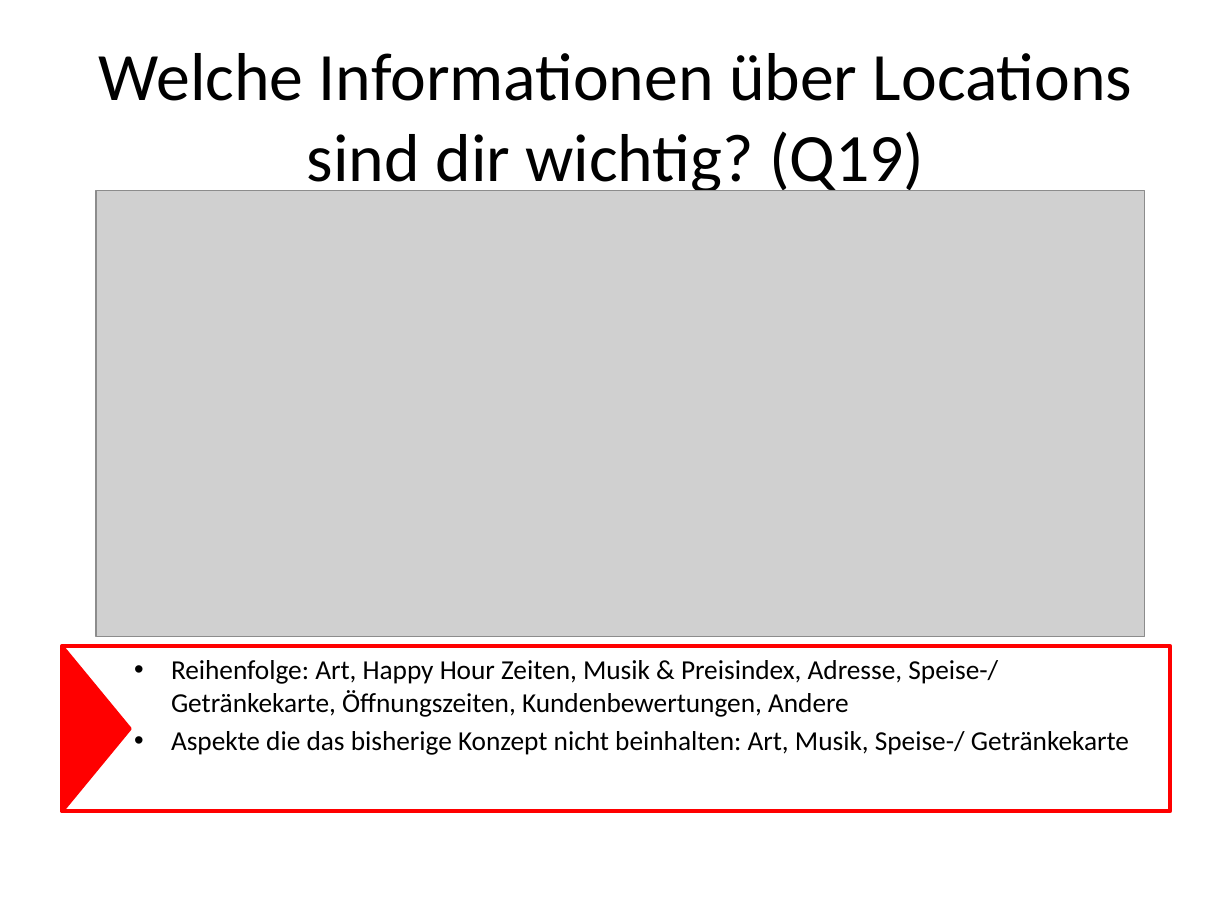
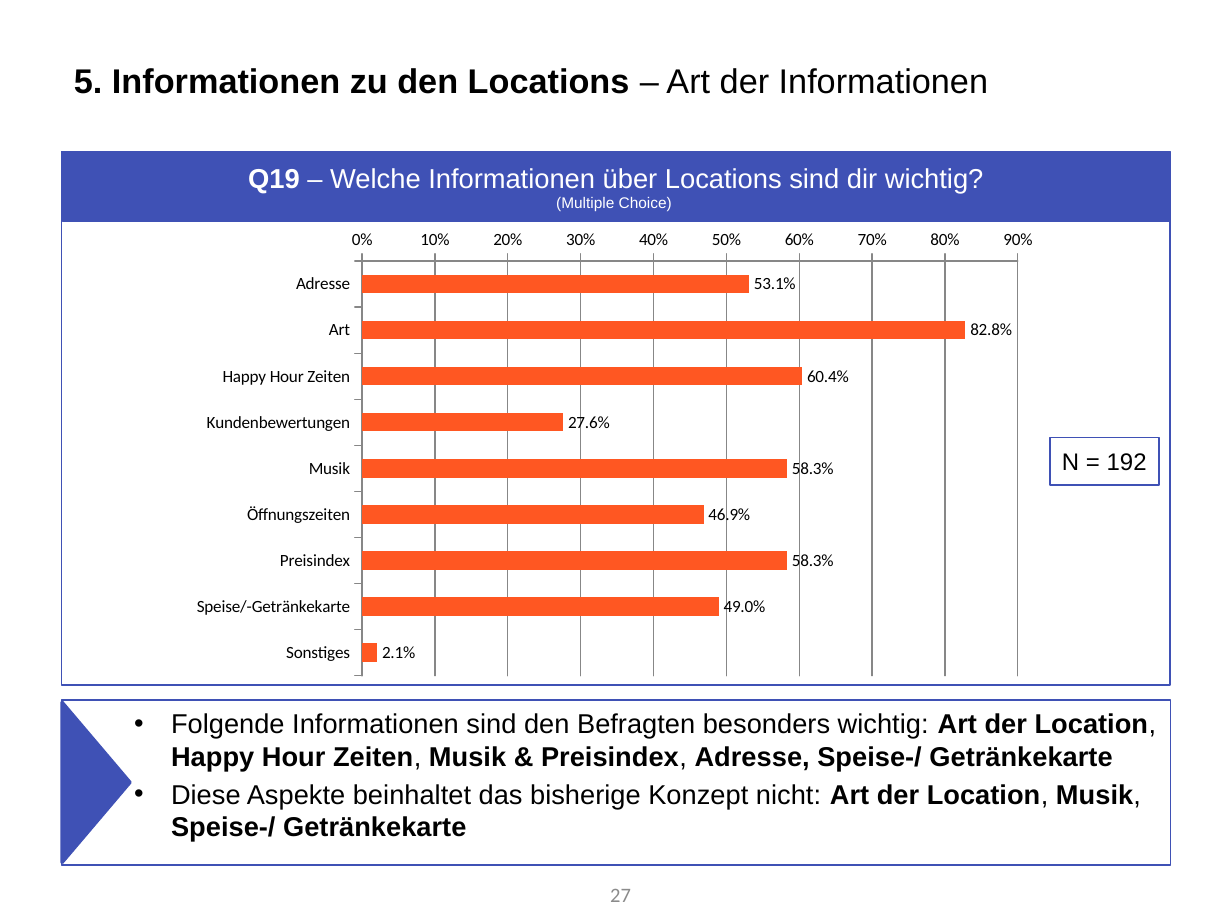
Before and after one commit to Roba1993/Happy-Hour, a slide deck: slide 27 of documents/marketing/Marketing Analyse von Umfrage 1 (5.5).pptx (slide 24 before the commit). Drawn at 1232x924 pixels with LibreOffice and Linux fonts; fonts in the diff are those of the drawing; grey boxes stand for pictures. Boxes give left, top, right and bottom in pixels: in the first picture for what was removed or moved away, otherwise in the second. Text is boxed around its words. In the diff, an @@ line names an element or a change of style, - is before the commit and + after.

```diff
--- a/documents/marketing/Marketing Analyse von Umfrage 1 (5.5).pptx
+++ b/documents/marketing/Marketing Analyse von Umfrage 1 (5.5).pptx
@@ title added at box(74, 68, 988, 94), 20 pt, text #000000, bold @@
+5. Informationen zu den Locations – Art der Informationen
@@ rectangle added at box(62, 152, 1170, 685), outline #3F51B5 1 pt @@
@@ rectangle "Q19 – Welche Informationen über ...": place and size @@
-rectangle "Q19 – Welche Informationen über ..." at box(99, 53, 1133, 198)
+rectangle "Q19 – Welche Informationen über ..." at box(63, 153, 1169, 221)
@@ rectangle "Q19 – Welche Informationen über ..." at box(63, 153, 1169, 221): fill none to #3F51B5; outline none to #3F51B5 2 pt @@
@@ text in rectangle at box(248, 168, 984, 211): text changed; size 39.6 to 16 pt; font Calibri to Arial; text colour #000000 to #FFFFFF @@
-Welche Informationen über Locations sind dir wichtig? (Q19)
+Q19 – Welche Informationen über Locations sind dir wichtig?
+(Multiple Choice)
@@ picture removed at box(96, 191, 1145, 637) @@
@@ bar chart added at box(180, 221, 1050, 685) @@
+categories: Adresse, Art, Happy Hour Zeiten, Kundenbewertungen, Musik, Öffnungszeiten, Preisindex, Speise/-Getränkekarte, Sonstiges
+Series 1: 0.531, 0.828, 0.604, 0.276, 0.583, 0.469, 0.583, 0.49, 0.021
@@ rectangle added at box(1050, 437, 1159, 484), outline #3F51B5 1 pt, 14 pt, text #000000 @@
+N = 192
@@ text "Folgende Informationen sind den Befragten ...": place and size @@
-text "Folgende Informationen sind den Befragten ..." at box(62, 647, 1170, 812)
+text "Folgende Informationen sind den Befragten ..." at box(62, 700, 1170, 865)
@@ text "Folgende Informationen sind den Befragten ..." at box(62, 700, 1170, 865): outline #FF0000 2.25 pt to #3F51B5 1 pt @@
@@ triangle: place and size @@
-triangle at box(62, 646, 130, 811)
+triangle at box(62, 703, 130, 863)
@@ triangle at box(62, 703, 130, 863): fill #FF0000 to #3F51B5; outline #FF0000 2 pt to #3F51B5 2 pt @@
@@ text at box(171, 713, 1157, 841): text changed; size 16 to 15.9 pt; font Calibri to Arial; bold on @@
-• Reihenfolge: Art, Happy Hour Zeiten, Musik & Preisindex, Adresse, Speise-/ Getränkekarte, Öffnungszeiten, Kundenbewertungen, Andere
-• Aspekte die das bisherige Konzept nicht beinhalten: Art, Musik, Speise-/ Getränkekarte
+• Folgende Informationen sind den Befragten besonders wichtig: Art der Location, Happy Hour Zeiten, Musik & Preisindex, Adresse, Speise-/ Getränkekarte
+• Diese Aspekte beinhaltet das bisherige Konzept nicht: Art der Location, Musik, Speise-/ Getränkekarte
@@ page number added at box(610, 889, 631, 902), 12 pt, text #8C8C8C @@
+27
```
Also in this commit, not shown: 16 other slides changed, 16 slides added, 11 slides removed.
